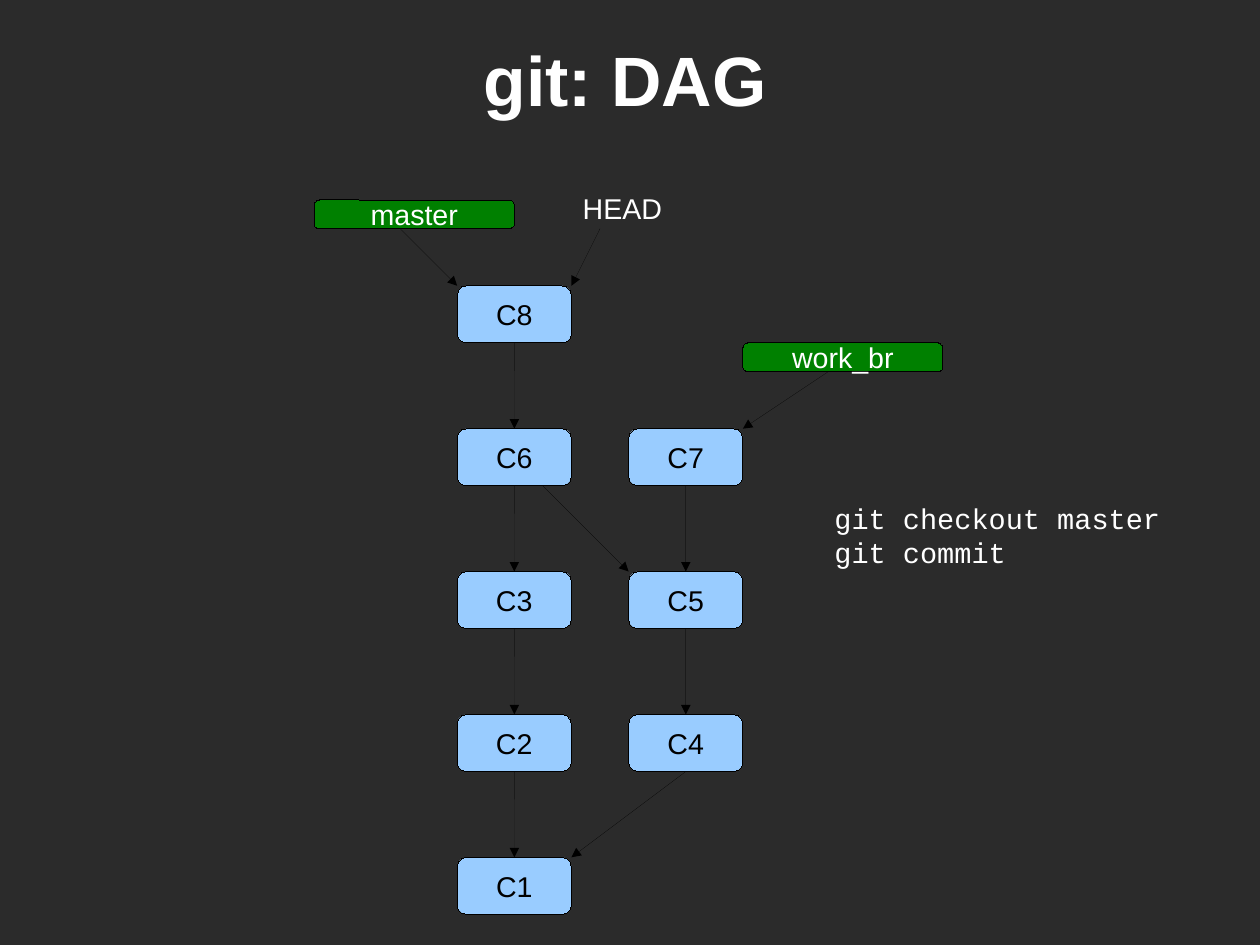
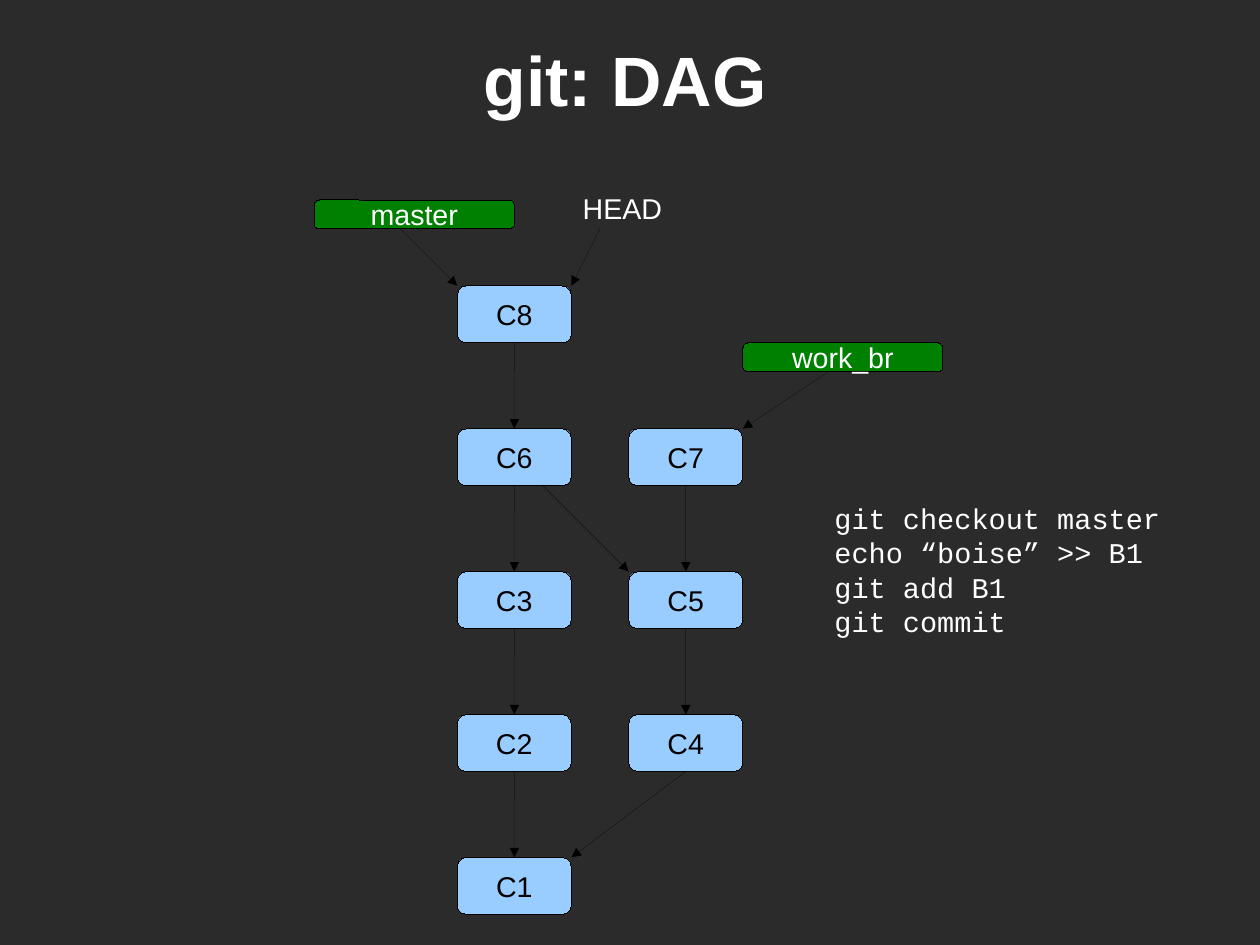
Before and after one commit to glonnon/git-demo, a slide deck: slide 26 of git_boise_web_tech.odp. Drawn at 1260x945 pixels with LibreOffice and Linux fonts; fonts in the diff are those of the drawing; background and template pictures are left out; a plain dark background stands for a picture behind light text. Boxes give left, top, right and bottom in pixels: in the first picture for what was removed or moved away, otherwise in the second. Text is boxed around its words. In the diff, an @@ line names an element or a change of style, - is before the commit and + after.

```diff
--- a/git_boise_web_tech.odp
+++ b/git_boise_web_tech.odp
@@ text at (834,543,1143,604): paragraphs added @@
+echo “boise” >> B1
+git add B1
```
Also in this commit, not shown: 11 other slides changed.
